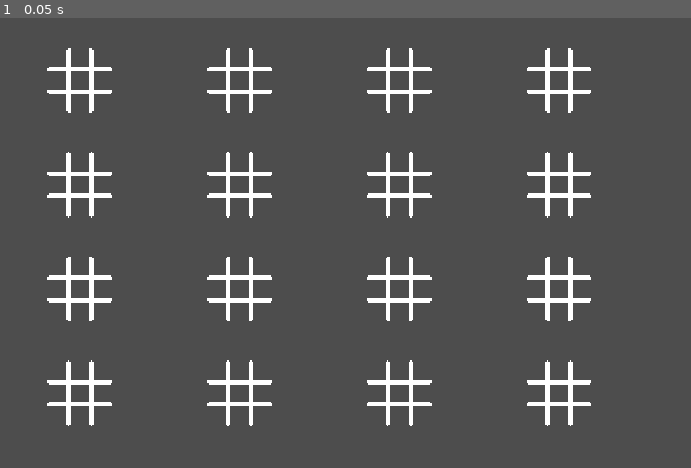
Above: before the commit, frame 1.
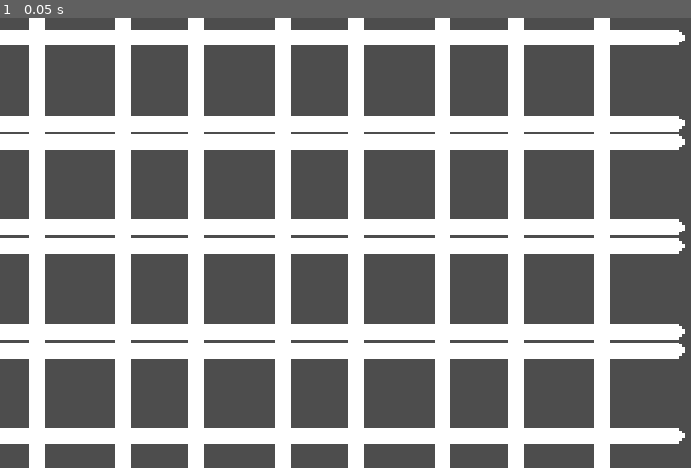
Above: after the commit, the same moment.

Repository: SurWeaver/TwItCh-TAC-TOE
Game: Godot game, scene res://game_scenes/duel_hall.tscn
Two runs of this game, one before a commit and one after it. Both use one fixed random seed, a clock stepped at 60 frames per second and the inputs below. The project has no main scene, so this scene is started directly.
Inputs:
- Up to frame 1 (0.05 s): no input

The runs differ from the first frame. In frame 1, 47% of the frame differs, in the area x 0-100%, y 0-100%.
Error after the commit: Parse Error: Could not parse global class "DuelScene" from "res://game_scenes/duel_scene.gd". (res://components/command_transmitter.gd:8)

Commit message:
Сохранил промежуточный результат дуэльной сцены

Diff:
--- a/game_scenes/duel_scene.gd
+++ b/game_scenes/duel_scene.gd
@@ -5,23 +5,127 @@
 signal finished_duel(duel_scene: DuelScene)
 
 
+enum State {
+	FREE,
+	GAME_STARTING,
+	FIRST_PLAYER_MOVES,
+	SECOND_PLAYER_MOVES,
+	BATTLE_FINISHED,
+}
+
+
+var _state: State = State.FREE
+
 var _finished_first_player_nickname: String = ""
 var _finished_second_player_nickname: String = ""
 
-var _current_first_player_nickname: String = ""
-var _current_second_player_nickname: String = ""
+var _current_first_player: Player
+var _current_second_player: Player
+
+
+@onready var _duel_info_panel: DuelInfoPanel = %DuelInfoPanel
+@onready var _duelist_names: DuelistNames = %DuelistNames
+@onready var _player_turn_timer: Timer = %PlayerTurnTimer
+@onready var _turn_timer_ui: ClockTimer = %ClockTimer
+@onready var _grid_input_helper: GridInputHelper = %GridInputHelper
+
+
+func _ready() -> void:
+	_duel_info_panel.finished_showing.connect(_on_finished_showing_notifications)
+
 
 func get_finished_players_nicknames() -> Array[String]:
-	var names: Array[String] = []
-	if _finished_first_player_nickname != "":
-		names.append(_finished_first_player_nickname)
-	if _finished_second_player_nickname != "":
-		names.append(_finished_second_player_nickname)
-	return names
+	return [_finished_first_player_nickname, _finished_second_player_nickname]
 
 func initiate_battle(first_player: Player, second_player: Player) -> void:
+	_assign_players(first_player, second_player)
 
-	pass
+	_change_state(State.GAME_STARTING)
+
+
+func _assign_players(first_player: Player, second_player: Player) -> void:
+	var first_order_player = Player.who_wins_less(first_player, second_player)
+	if first_order_player:
+		_current_first_player = first_order_player
+		_current_second_player = first_player if first_order_player == second_player else second_player
+	else:
+		if Randomizer.get_chance(0.50):
+			_current_first_player = first_player
+			_current_second_player = second_player
+		else:
+			_current_first_player = second_player
+			_current_second_player = first_player
+
+
+func _show_battle_start_notifications() -> void:
+	_duel_info_panel.show_text(Locale.GET_READY_FOR_BATTLE, 0.5)
+	_show_player_stats(_current_first_player)
+	_duel_info_panel.show_text(Locale.VERSUS, 0.8)
+	_show_player_stats(_current_second_player)
+	_duel_info_panel.show_text(Locale.BATTLE_START, 0.5)#, 1.5)
+
+func _show_player_stats(player: Player) -> void:
+	## Ник игрока
+	var player_stats = "[color=%s]%s[/color]\n" % [player.color.to_html(), player.nickname]
+	## Раскрашенные В/П/Н
+	player_stats += "[color=%s]%s[/color] / [color=%s]%s[/color] / [color=%s]%s[/color]\n" % [
+		Refs.win_color.to_html(), tr(Locale.WIN), Refs.lose_color.to_html(), tr(Locale.LOSE),
+		Refs.tie_color.to_html(), tr(Locale.TIE)
+	]
+	## Раскрашенные значения статистики
+	player_stats += "[color=%s]%d[/color] / [color=%s]%d[/color] / [color=%s]%d[/color]" % [
+		Refs.win_color.to_html(), player.wins, Refs.lose_color.to_html(), player.loses,
+		Refs.tie_color.to_html(), player.ties
+	]
+
+	_duel_info_panel.show_text(player_stats, 0.5)
+
 
 func process_symbol_placement(nickname: String, coordinate_index: int) -> void:
 	pass
+
+
+func _on_finished_showing_notifications() -> void:
+	match _state:
+		State.GAME_STARTING:
+			_change_state(State.FIRST_PLAYER_MOVES)
+
+			_player_turn_timer.start()
+			_turn_timer_ui.animate_show()
+
+			_grid_input_helper.show_all()
+			_duelist_names.show_players(_current_first_player, _current_second_player)
+
+		State.BATTLE_FINISHED:
+func _on_player_turn_timer_timeout() -> void:
+	if _state == State.FIRST_PLAYER_MOVES:
+		_change_state(State.BATTLE_FINISHED)
+		_current_second_player.add_duel_result(Constants.DuelResult.WIN)
+		_current_first_player.add_duel_result(Constants.DuelResult.LOSE)
+	elif _state == State.SECOND_PLAYER_MOVES:
+		_change_state(State.BATTLE_FINISHED)
+
+func _change_state(new_state: State) -> void:
+	_state = new_state
+
+	match new_state:
+		State.FREE:
+			_duelist_names.hide_players()
+			pass
+		State.GAME_STARTING:
+			_show_battle_start_notifications()
+		State.FIRST_PLAYER_MOVES:
+			_duelist_names.highlight_first_player()
+		State.SECOND_PLAYER_MOVES:
+			_duelist_names.highlight_second_player()
+		State.BATTLE_FINISHED:
+			_duelist_names.dehighlight()
+			_grid_input_helper.hide_all()
+			_turn_timer_ui.animate_hide()
+
+			_save_finished_players()
+
+
+func _save_finished_players() -> void:
+	_finished_first_player_nickname = _current_first_player.nickname
+	_finished_second_player_nickname = _current_second_player.nickname
--- a/game_scenes/duel_scene.tscn
+++ b/game_scenes/duel_scene.tscn
@@ -3,43 +3,30 @@
 [ext_resource type="Script" uid="uid://dw5tjxrl4vj7c" path="res://game_scenes/duel_scene.gd" id="1_kg4v2"]
 [ext_resource type="Texture2D" uid="uid://6lhbg70jra6q" path="res://assets/grid.png" id="1_lnwmh"]
 [ext_resource type="Theme" uid="uid://d2l6uoq1t4nrx" path="res://assets/ui_themes/default_theme.tres" id="2_micrd"]
+[ext_resource type="PackedScene" uid="uid://1nbycignkmov" path="res://ui_scenes/clock_timer.tscn" id="2_vl0jm"]
 [ext_resource type="PackedScene" uid="uid://dtt223ortlpkb" path="res://ui_scenes/duel_info_panel.tscn" id="4_lmlt4"]
+[ext_resource type="PackedScene" uid="uid://bo0ntc06dkr0k" path="res://game_scenes/grid_positions.tscn" id="4_oyikw"]
 [ext_resource type="PackedScene" uid="uid://dmww5vko4lt56" path="res://ui_scenes/duelist_names.tscn" id="4_yb7nt"]
 [ext_resource type="PackedScene" uid="uid://ds2mlvdje4f8i" path="res://ui_scenes/grid_input_helper.tscn" id="6_yb7nt"]
 
 [node name="DuelScene" type="Node2D" unique_id=829608197]
+position = Vector2(544, 349)
+scale = Vector2(3.85, 3.85)
 script = ExtResource("1_kg4v2")
+
+[node name="ClockTimer" parent="." unique_id=587109853 node_paths=PackedStringArray("_turn_timer") instance=ExtResource("2_vl0jm")]
+unique_name_in_owner = true
+offset_left = -48.0
+offset_top = -48.0
+offset_right = 48.0
+offset_bottom = 48.0
+value = 46.0
+_turn_timer = NodePath("../PlayerTurnTimer")
 
 [node name="Grid" type="Sprite2D" parent="." unique_id=1563660282]
 texture = ExtResource("1_lnwmh")
 
-[node name="GridPositions" type="Node2D" parent="." unique_id=631032906]
-
-[node name="Marker2D" type="Marker2D" parent="GridPositions" unique_id=1039707510]
-position = Vector2(-32, -32)
-
-[node name="Marker2D2" type="Marker2D" parent="GridPositions" unique_id=1286071178]
-position = Vector2(0, -32)
-
-[node name="Marker2D3" type="Marker2D" parent="GridPositions" unique_id=775143871]
-position = Vector2(32, -32)
-
-[node name="Marker2D4" type="Marker2D" parent="GridPositions" unique_id=404209115]
-position = Vector2(-32, 0)
-
-[node name="Marker2D5" type="Marker2D" parent="GridPositions" unique_id=1798372239]
-
-[node name="Marker2D6" type="Marker2D" parent="GridPositions" unique_id=1533077690]
-position = Vector2(32, 0)
-
-[node name="Marker2D7" type="Marker2D" parent="GridPositions" unique_id=1170479026]
-position = Vector2(-32, 32)
-
-[node name="Marker2D8" type="Marker2D" parent="GridPositions" unique_id=1648646979]
-position = Vector2(0, 32)
-
-[node name="Marker2D9" type="Marker2D" parent="GridPositions" unique_id=760832339]
-position = Vector2(32, 32)
+[node name="GridPositions" parent="." unique_id=176544330 instance=ExtResource("4_oyikw")]
 
 [node name="UI" type="Control" parent="." unique_id=1286791145]
 layout_mode = 3
@@ -48,9 +35,16 @@
 offset_bottom = 40.0
 theme = ExtResource("2_micrd")
 
+[node name="GridInputHelper" parent="UI" unique_id=1092303927 instance=ExtResource("6_yb7nt")]
+unique_name_in_owner = true
+layout_mode = 0
+offset_left = -47.0
+offset_top = -47.0
+offset_right = 47.0
+offset_bottom = 47.0
+
 [node name="DuelistNames" parent="UI" unique_id=747100883 instance=ExtResource("4_yb7nt")]
 unique_name_in_owner = true
-visible = false
 layout_mode = 0
 offset_left = 0.0
 offset_top = 0.0
@@ -59,18 +53,15 @@
 
 [node name="DuelInfoPanel" parent="UI" unique_id=2075169883 instance=ExtResource("4_lmlt4")]
 unique_name_in_owner = true
-visible = false
 layout_mode = 0
 offset_left = -114.0
 offset_top = -47.0
 offset_right = 114.0
 offset_bottom = 47.0
 
-[node name="GridInputHelper" parent="UI" unique_id=1092303927 instance=ExtResource("6_yb7nt")]
-layout_mode = 0
-offset_left = -47.0
-offset_top = -47.0
-offset_right = 47.0
-offset_bottom = 47.0
+[node name="PlayerTurnTimer" type="Timer" parent="." unique_id=1101130570]
+unique_name_in_owner = true
+wait_time = 15.0
+one_shot = true
 
-[node name="Timer" type="Timer" parent="." unique_id=1101130570]
+[connection signal="timeout" from="PlayerTurnTimer" to="." method="_on_player_turn_timer_timeout"]
--- /dev/null
+++ b/game_scenes/grid_positions.gd
@@ -0,0 +1,5 @@
+extends Node2D
+
+
+@onready var coordinate_markers: Node2D = $CoordinateMarkers
+@onready var symbols: Node2D = $Symbols
--- /dev/null
+++ b/game_scenes/grid_positions.tscn
@@ -0,0 +1,36 @@
+[gd_scene format=3 uid="uid://bo0ntc06dkr0k"]
+
+[ext_resource type="Script" uid="uid://b14sghd2ulhmg" path="res://game_scenes/grid_positions.gd" id="1_n5eb6"]
+
+[node name="GridPositions" type="Node2D" unique_id=176544330]
+script = ExtResource("1_n5eb6")
+
+[node name="CoordinateMarkers" type="Node2D" parent="." unique_id=99208954]
+
+[node name="Marker2D" type="Marker2D" parent="CoordinateMarkers" unique_id=1510306894]
+position = Vector2(-32, -32)
+
+[node name="Marker2D2" type="Marker2D" parent="CoordinateMarkers" unique_id=289856880]
+position = Vector2(0, -32)
+
+[node name="Marker2D3" type="Marker2D" parent="CoordinateMarkers" unique_id=1967883272]
+position = Vector2(32, -32)
+
+[node name="Marker2D4" type="Marker2D" parent="CoordinateMarkers" unique_id=917273640]
+position = Vector2(-32, 0)
+
+[node name="Marker2D5" type="Marker2D" parent="CoordinateMarkers" unique_id=517273422]
+
+[node name="Marker2D6" type="Marker2D" parent="CoordinateMarkers" unique_id=1052975957]
+position = Vector2(32, 0)
+
+[node name="Marker2D7" type="Marker2D" parent="CoordinateMarkers" unique_id=934974803]
+position = Vector2(-32, 32)
+
+[node name="Marker2D8" type="Marker2D" parent="CoordinateMarkers" unique_id=1789131787]
+position = Vector2(0, 32)
+
+[node name="Marker2D9" type="Marker2D" parent="CoordinateMarkers" unique_id=363399814]
+position = Vector2(32, 32)
+
+[node name="Symbols" type="Node2D" parent="." unique_id=1669971851]
Not shown, added: game_scenes/grid_positions.gd.uid
